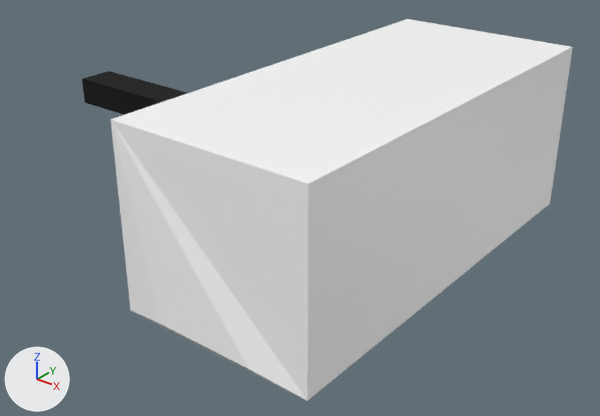
Before and after pictures for a commit that changed the Blender file Assets/Model/Haimenobasyo/start2.blend.
Camera for both pictures: a camera (50 mm lens) standing at (41.8, -63.0, 40.7) and looking at (-8.6, 0.1, 1.6). The lights are fixed; the arrows at lower left show +X, +Y and +Z.

Names of what the first picture shows: 'Building'.
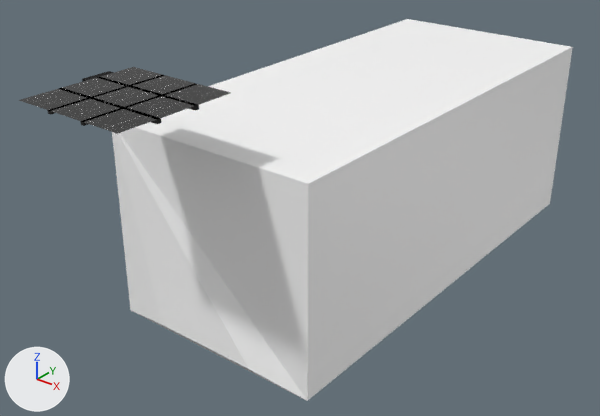
Location of each change, (x1, y1, x2, y2) in pixels of the pictures (600 x 416 px):
'Plane', shown
    after: (19, 67, 230, 134)

What changed in the scene script:
```text
Change ob_plane:
    remove ob_plane.hide_set(True)
```
